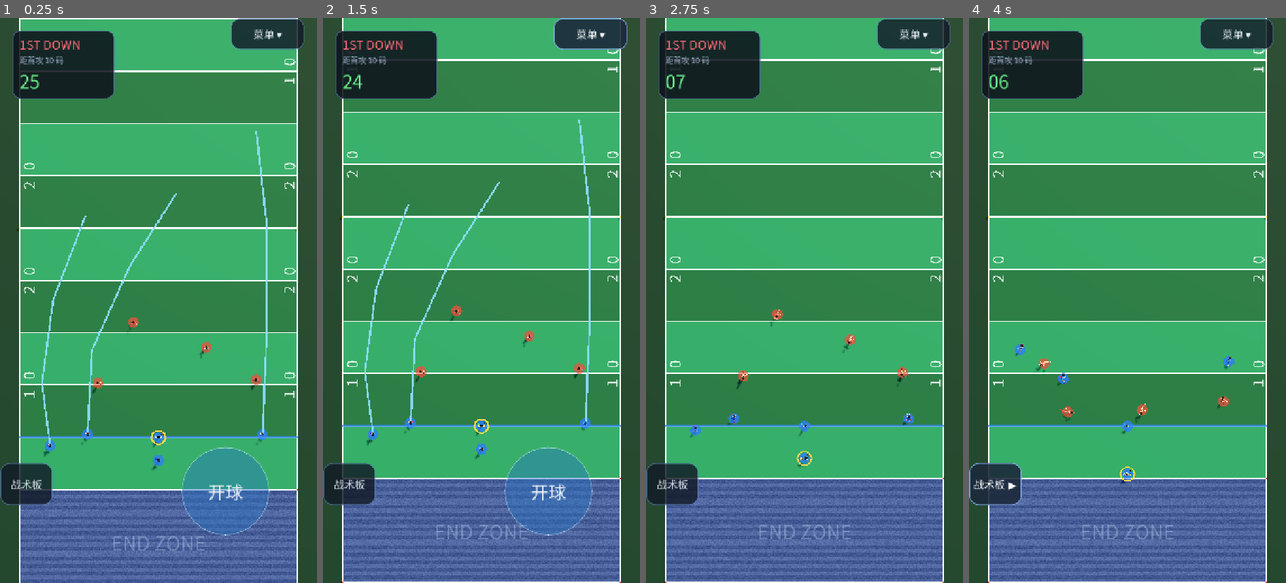
Above: before the commit, frames 1-4 (left to right).
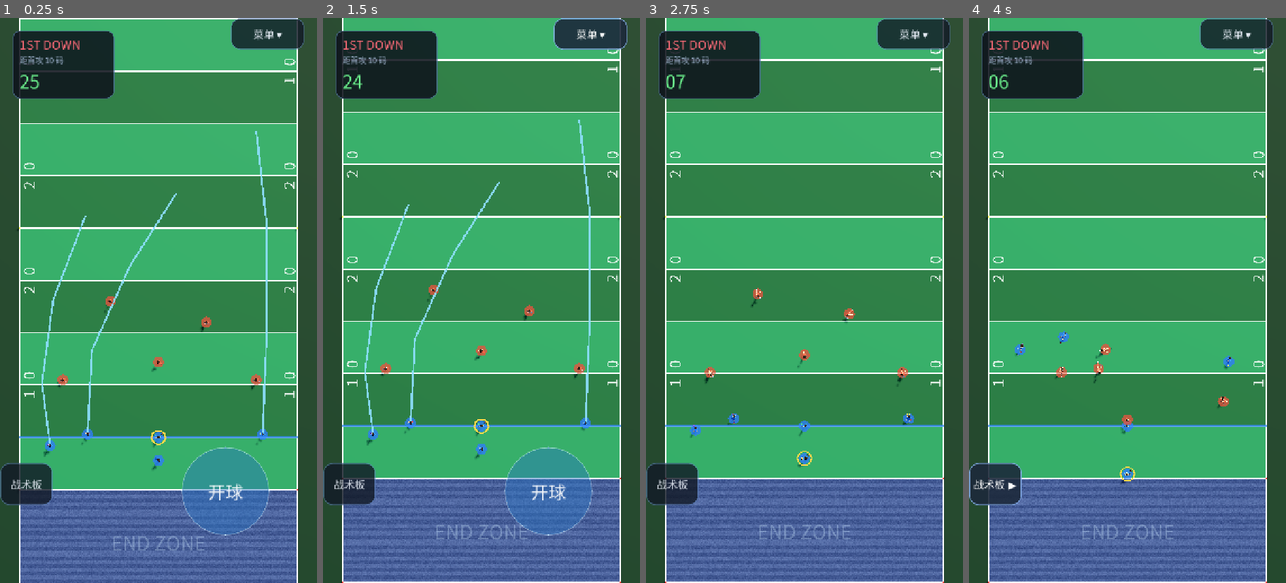
Above: after the commit, the same moments.

Repository: Fanda-81/FF-FlagFootball-Game
Game: Godot game, scene res://scenes/main.tscn
The game is run twice, just before and just after one commit, with the same random seed, the same clock (stepped at 60 frames per second) and the same inputs.
Inputs:
- Up to frame 1 (0.25 s): no input
- Up to frame 2 (1.5 s): click "菜单 ▾" at 0.5 s; click "菜单 ▴" at 1.25 s
- Up to frame 3 (2.75 s): click "开球" at 2 s
- Up to frame 4 (4 s): click "战术板" at 2.75 s; click "战术板 ◀" at 3.5 s

The runs differ from the first frame. In frame 1, 0.4% of the frame differs, in the area x 18-82%, y 49-75%; in frame 2, 0.4%; in frame 3, 0.4%; in frame 4, 0.5%, in the area x 16-81%, y 55-81%.

Commit message:
Fix mirrored yard numbers; 5 defenders (2CB/LB/2S) with position labels

Diff:
--- a/scripts/main.gd
+++ b/scripts/main.gd
@@ -79,10 +79,11 @@
 	"X": {"x": -9.2, "dz": 0.3, "side": "offense", "speed": RECEIVER_SPEED},
 	"Y": {"x": 7.8, "dz": 0.3, "side": "offense", "speed": RECEIVER_SPEED},
 	"Z": {"x": 11.2, "dz": -0.8, "side": "offense", "speed": RECEIVER_SPEED},
-	"CB": {"x": -9.4, "dz": 5.5, "side": "defense", "speed": DEFENDER_SPEED},
-	"LB": {"x": 5.8, "dz": 5.2, "side": "defense", "speed": DEFENDER_SPEED},
-	"S": {"x": 2.4, "dz": 11.0, "side": "defense", "speed": DEFENDER_SPEED},
-	"R": {"x": -4.6, "dz": 8.6, "side": "defense", "speed": DEFENDER_SPEED},
+	"CB1": {"x": -9.4, "dz": 5.5, "side": "defense", "speed": DEFENDER_SPEED},
+	"CB2": {"x": 9.2, "dz": 5.5, "side": "defense", "speed": DEFENDER_SPEED},
+	"LB": {"x": 0.0, "dz": 7.2, "side": "defense", "speed": DEFENDER_SPEED},
+	"SS": {"x": -4.6, "dz": 11.0, "side": "defense", "speed": DEFENDER_SPEED},
+	"FS": {"x": 4.6, "dz": 13.0, "side": "defense", "speed": DEFENDER_SPEED},
 }
 
 ## 当前战术（6 套战术在 scripts/playbook.gd）
@@ -110,7 +111,7 @@
 var _play_label: Label
 
 ## 人盯人：防守球员 → 负责的外接手。
-const COVERAGE := {"CB": "X", "LB": "Y", "S": "Z", "R": "C"}
+const COVERAGE := {"CB1": "X", "CB2": "Y", "LB": "C", "SS": "Z", "FS": "QB"}
 
 # --- 状态 ---------------------------------------------------------------------
 var _actors: Dictionary = {}          # 位置名 -> PlayerActor
@@ -309,7 +310,10 @@
 		actor.max_speed = float(spec["speed"])
 		actor.personal_outfit = offense
 		# 名单里的名字和主色
-		actor.actor_name = Roster.player_name(slot)
+		# 目前只有女球员模型，直接标位置，不用随机名字
+		var label_map := {"QB": "QB", "C": "C", "X": "X", "Y": "Y", "Z": "Z",
+			"CB1": "CB", "CB2": "CB", "LB": "LB", "SS": "S", "FS": "S"}
+		actor.actor_name = "女" + String(label_map.get(slot, slot))
 		actor.rotation.y = 0.0 if offense else PI
 		add_child(actor)
 		_actors[slot] = actor
--- a/scripts/stadium.gd
+++ b/scripts/stadium.gd
@@ -150,7 +150,8 @@
 func set_flipped(value: bool) -> void:
 	for label in _text_labels:
 		if label != null and is_instance_valid(label):
-			label.scale.x = -1.0 if value else 1.0
+			# 相机绕视线滚 180° 是双轴翻转，文字也要双轴镜像才正
+			label.scale = Vector3(-1.0, -1.0, 1.0) if value else Vector3.ONE
 
 
 func _build_field() -> void:
Binary file changed: docs/screenshot-play.png
Not shown, changed: build/web/index.pck
